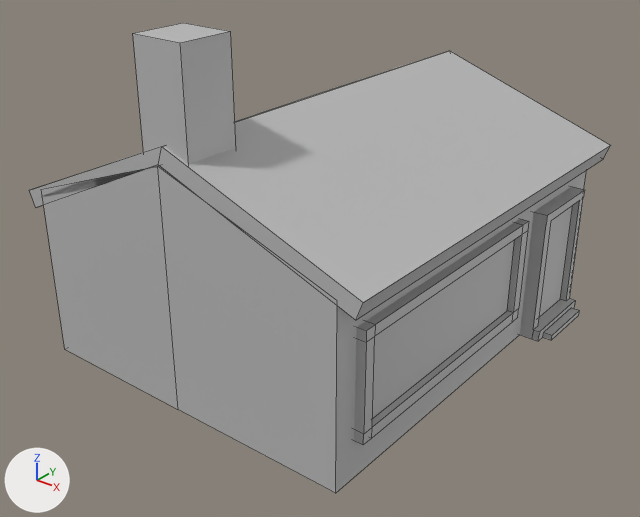
One commit to the FBX model Project/RoadtripRunner/Assets/Prefabs/Matthew Design/MedHouse01.fbx: the scene before it, then after it.
Both versions are drawn from a camera (50 mm lens) standing at (0.294, -0.379, 0.275) and looking at (0.009, -0.022, 0.054). The lights are fixed; the arrows at lower left show +X, +Y and +Z. Mesh edges are drawn as thin lines. Where no turn or scale is listed for an object, it has been applied to the vertices. Vertices at the same position are counted once.
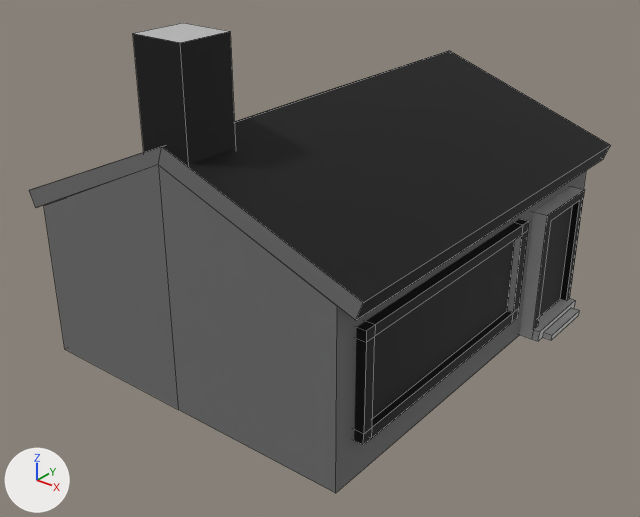
What differs and where, as boxes [x1, y1, x2, y2] in the pictures (640 x 517 px; the box of a moved part takes in the faces that stretch with it):
part 1 of me_mesh, moved or reshaped
    before: [42, 166, 586, 493]
    after: [44, 165, 586, 493]
part 2 of me_mesh, recoloured
    both: [29, 147, 363, 320]
part 3 of me_mesh, recoloured (grey to black)
    both: [42, 31, 611, 445]

The edits, one by one:
Material 'blinn2' (mat_blinn2) is new.
Its base color is (0.157, 0.157, 0.157) (dark grey #6e6e6e).
Its roughness is 0.749.
Material 'Dark' (mat_dark) is new.
Its base color is (0.0, 0.0, 0.0) (black #000000).
Its roughness is 0.749.
me_mesh is used by ob_pcube8; location (0.0028, 0.0, 0.0978).
me_mesh had 119 vertices, 78 faces and spanned x -0.115..0.115, y -0.125..0.125, z -0.097..0.097.
me_mesh now has 117 vertices, 78 faces and spans x -0.115..0.115, y -0.125..0.125, z -0.097..0.097.
Part 1, on me_mesh:
2 vertices are removed from x -0.007, y -0.125..0.125, z 0.038.
6 faces are deleted.
4 vertices move from x -0.103..0.097, y -0.125..0.125, z 0.003 to x -0.103..0.097, y -0.125..0.125, z -0.006..0.001.
6 new faces join them, mat_blinn2 (dark grey #6e6e6e).
me_mesh part 2: 8 faces spanning x -0.115..0.11, y -0.125..0.125, z -0.097..0.048 switch from mat_lambert1 (grey #bcbcbc) to mat_blinn2 (dark grey #6e6e6e).
me_mesh part 3: 42 faces spanning x -0.115..0.11, y -0.125..0.125, z -0.09..0.097 switch from mat_lambert1 (grey #bcbcbc) to mat_dark (black #000000).
